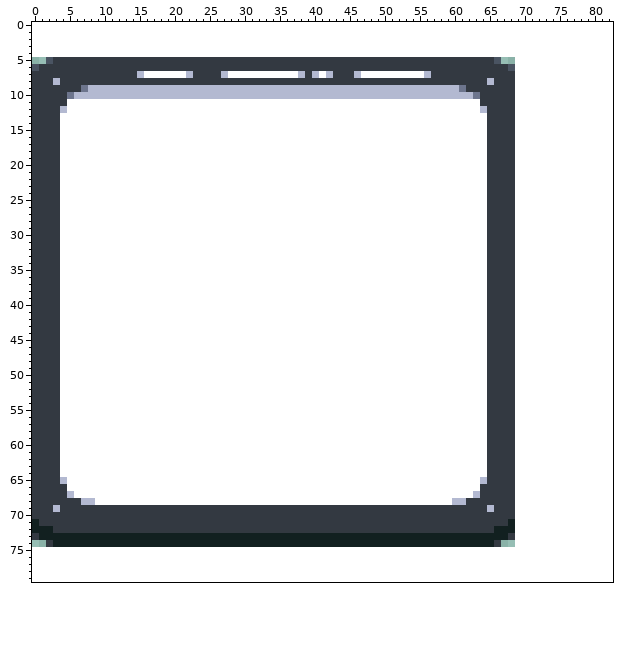
File history of a pixel-art file, Assets/Resources/Art/UI/UI Box.aseprite. This is how it looked before the edit.
69x70 pixels, 1 frame. The old version is drawn lined up with the new one, on the new canvas.
And afterwards:
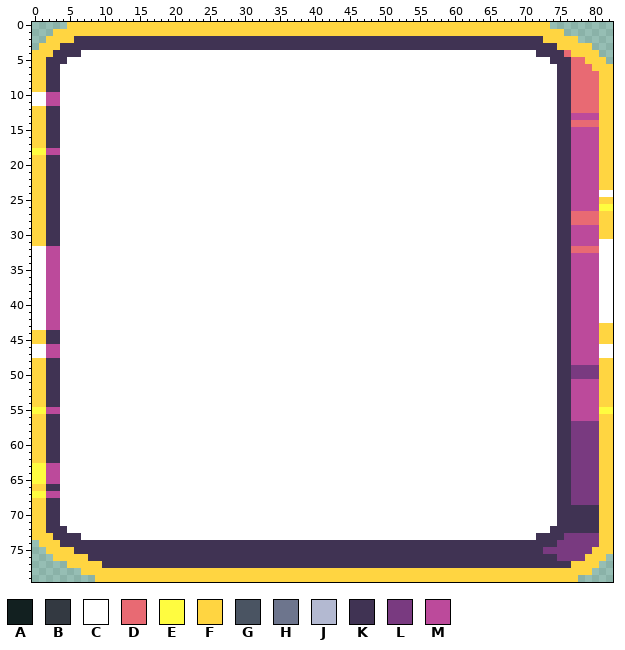
Palette (. is transparent): A #122020  B #333941  C #ffffff  D #e86a73  E #fffc40  F #ffd541  G #4a5462  H #6d758d  J #b3b9d1  K #403353  L #793a80  M #bc4a9b
Diff:
canvas 69x70 -> 83x80, the old top-left corner now at 0,5
Changed rows in their new state; - is an unchanged pixel.
first column x 0:
 0 -----FFFFFFFFFFFFFFFFFFFFFFFFFFFFFFFFFFFFFFFFFFFFFFFFFFFFFFFFFFFFFFFFFFFFF---------
 1 ---FFFFFFFFFFFFFFFFFFFFFFFFFFFFFFFFFFFFFFFFFFFFFFFFFFFFFFFFFFFFFFFFFFFFFFFFF-------
 2 --FFFFKKKKKKKKKKKKKKKKKKKKKKKKKKKKKKKKKKKKKKKKKKKKKKKKKKKKKKKKKKKKKKKKKKKFFFFF-----
 3 -FFFKKKKKKKKKKKKKKKKKKKKKKKKKKKKKKKKKKKKKKKKKKKKKKKKKKKKKKKKKKKKKKKKKKKKKKKFFFFF---
 4 FFFKKKKCCCCCCCCCCCCCCCCCCCCCCCCCCCCCCCCCCCCCCCCCCCCCCCCCCCCCCCCCCCCCCCCCKKKKDFFFF--
 5 FFKKKCCCCCCCCCCCCCCCCCCCCCCCCCCCCCCCCCCCCCCCCCCCCCCCCCCCCCCCCCCCCCCCCCCCCCKKKDDFFF-
 6 FFKKCCCCCCCCCCCCCCCCCCCCCCCCCCCCCCCCCCCCCCCCCCCCCCCCCCCCCCCCCCCCCCCCCCCCCCCKKDDDFFF
 7 FFKKCCCCCCCCCCCC------CCCCCC----------CCC-CCCCC---------CCCCCCCCCCCCCCCCCCCKKDDDDFF
 8 FFKKCCCCCCCCCCCCCCCCCCCCCCCCCCCCCCCCCCCCCCCCCCCCCCCCCCCCCCCCCCCCCCCCCCCCCCCKKDDDDFF
 9 FFKKCCCCCCCCCCCCCCCCCCCCCCCCCCCCCCCCCCCCCCCCCCCCCCCCCCCCCCCCCCCCCCCCCCCCCCCKKDDDDFF
10 CCMMCCCCCCCCCCCCCCCCCCCCCCCCCCCCCCCCCCCCCCCCCCCCCCCCCCCCCCCCCCCCCCCCCCCCCCCKKDDDDFF
11 CCMMC-----------------------------------------------------------CCCCCCCCCCCKKDDDDFF
12 FFKKC-----------------------------------------------------------CCCCCCCCCCCKKDDDDFF
13 FFKK-------------------------------------------------------------CCCCCCCCCCKKMMMMFF
14 FFKK-------------------------------------------------------------CCCCCCCCCCKKDDDDFF
15 FFKK-------------------------------------------------------------CCCCCCCCCCKKMMMMFF
16 FFKK-------------------------------------------------------------CCCCCCCCCCKKMMMMFF
17 FFKK-------------------------------------------------------------CCCCCCCCCCKKMMMMFF
18 EEMM-------------------------------------------------------------CCCCCCCCCCKKMMMMFF
19 FFKK-------------------------------------------------------------CCCCCCCCCCKKMMMMFF
20 FFKK-------------------------------------------------------------CCCCCCCCCCKKMMMMFF
21 FFKK-------------------------------------------------------------CCCCCCCCCCKKMMMMFF
22 FFKK-------------------------------------------------------------CCCCCCCCCCKKMMMMFF
23 FFKK-------------------------------------------------------------CCCCCCCCCCKKMMMMFF
24 FFKK-------------------------------------------------------------CCCCCCCCCCKKMMMMCC
25 FFKK-------------------------------------------------------------CCCCCCCCCCKKMMMMFF
26 FFKK-------------------------------------------------------------CCCCCCCCCCKKMMMMEE
27 FFKK-------------------------------------------------------------CCCCCCCCCCKKDDDDFF
28 FFKK-------------------------------------------------------------CCCCCCCCCCKKDDDDFF
29 FFKK-------------------------------------------------------------CCCCCCCCCCKKMMMMFF
30 FFKK-------------------------------------------------------------CCCCCCCCCCKKMMMMFF
31 FFKK-------------------------------------------------------------CCCCCCCCCCKKMMMMCC
32 CCMM-------------------------------------------------------------CCCCCCCCCCKKDDDDCC
33 CCMM-------------------------------------------------------------CCCCCCCCCCKKMMMMCC
34 CCMM-------------------------------------------------------------CCCCCCCCCCKKMMMMCC
35 CCMM-------------------------------------------------------------CCCCCCCCCCKKMMMMCC
36 CCMM-------------------------------------------------------------CCCCCCCCCCKKMMMMCC
37 CCMM-------------------------------------------------------------CCCCCCCCCCKKMMMMCC
38 CCMM-------------------------------------------------------------CCCCCCCCCCKKMMMMCC
39 CCMM-------------------------------------------------------------CCCCCCCCCCKKMMMMCC
40 CCMM-------------------------------------------------------------CCCCCCCCCCKKMMMMCC
41 CCMM-------------------------------------------------------------CCCCCCCCCCKKMMMMCC
42 CCMM-------------------------------------------------------------CCCCCCCCCCKKMMMMCC
43 CCMM-------------------------------------------------------------CCCCCCCCCCKKMMMMFF
44 FFKK-------------------------------------------------------------CCCCCCCCCCKKMMMMFF
45 FFKK-------------------------------------------------------------CCCCCCCCCCKKMMMMFF
46 CCMM-------------------------------------------------------------CCCCCCCCCCKKMMMMCC
47 CCMM-------------------------------------------------------------CCCCCCCCCCKKMMMMCC
48 FFKK-------------------------------------------------------------CCCCCCCCCCKKMMMMFF
49 FFKK-------------------------------------------------------------CCCCCCCCCCKKLLLLFF
50 FFKK-------------------------------------------------------------CCCCCCCCCCKKLLLLFF
51 FFKK-------------------------------------------------------------CCCCCCCCCCKKMMMMFF
52 FFKK-------------------------------------------------------------CCCCCCCCCCKKMMMMFF
53 FFKK-------------------------------------------------------------CCCCCCCCCCKKMMMMFF
54 FFKK-------------------------------------------------------------CCCCCCCCCCKKMMMMFF
55 EEMM-------------------------------------------------------------CCCCCCCCCCKKMMMMEE
56 FFKK-------------------------------------------------------------CCCCCCCCCCKKMMMMFF
57 FFKK-------------------------------------------------------------CCCCCCCCCCKKLLLLFF
58 FFKK-------------------------------------------------------------CCCCCCCCCCKKLLLLFF
59 FFKK-------------------------------------------------------------CCCCCCCCCCKKLLLLFF
60 FFKK-------------------------------------------------------------CCCCCCCCCCKKLLLLFF
61 FFKK-------------------------------------------------------------CCCCCCCCCCKKLLLLFF
62 FFKK-------------------------------------------------------------CCCCCCCCCCKKLLLLFF
63 EEMM-------------------------------------------------------------CCCCCCCCCCKKLLLLFF
64 EEMM-------------------------------------------------------------CCCCCCCCCCKKLLLLFF
65 EEMMC-----------------------------------------------------------CCCCCCCCCCCKKLLLLFF
66 FFKKC-----------------------------------------------------------CCCCCCCCCCCKKLLLLFF
67 EEMMCC---------------------------------------------------------CCCCCCCCCCCCKKLLLLFF
68 FFKKCCCCC---------------------------------------------------CCCCCCCCCCCCCCCKKLLLLFF
69 FFKKCCCCCCCCCCCCCCCCCCCCCCCCCCCCCCCCCCCCCCCCCCCCCCCCCCCCCCCCCCCCCCCCCCCCCCCKKKKKKFF
70 FFKKCCCCCCCCCCCCCCCCCCCCCCCCCCCCCCCCCCCCCCCCCCCCCCCCCCCCCCCCCCCCCCCCCCCCCCCKKKKKKFF
71 FFKKCCCCCCCCCCCCCCCCCCCCCCCCCCCCCCCCCCCCCCCCCCCCCCCCCCCCCCCCCCCCCCCCCCCCCCCKKKKKKFF
72 FFKKKCCCCCCCCCCCCCCCCCCCCCCCCCCCCCCCCCCCCCCCCCCCCCCCCCCCCCCCCCCCCCCCCCCCCCKKKKKKKFF
73 FFFKKKKCCCCCCCCCCCCCCCCCCCCCCCCCCCCCCCCCCCCCCCCCCCCCCCCCCCCCCCCCCCCCCCCCKKKKLLLLLFF
74 -FFFKKKKKKKKKKKKKKKKKKKKKKKKKKKKKKKKKKKKKKKKKKKKKKKKKKKKKKKKKKKKKKKKKKKKKKKLLLLLLFF
75 --FFFFKKKKKKKKKKKKKKKKKKKKKKKKKKKKKKKKKKKKKKKKKKKKKKKKKKKKKKKKKKKKKKKKKKKLLLLLLLFFF
76 ---FFFFFKKKKKKKKKKKKKKKKKKKKKKKKKKKKKKKKKKKKKKKKKKKKKKKKKKKKKKKKKKKKKKKKKKKLLLLFFF-
77 -----FFFFFKKKKKKKKKKKKKKKKKKKKKKKKKKKKKKKKKKKKKKKKKKKKKKKKKKKKKKKKKKKKKKKKKKKFFFF--
78 -------FFFFFFFFFFFFFFFFFFFFFFFFFFFFFFFFFFFFFFFFFFFFFFFFFFFFFFFFFFFFFFFFFFFFFFFFF---
79 ---------FFFFFFFFFFFFFFFFFFFFFFFFFFFFFFFFFFFFFFFFFFFFFFFFFFFFFFFFFFFFFFFFFFFFF-----
